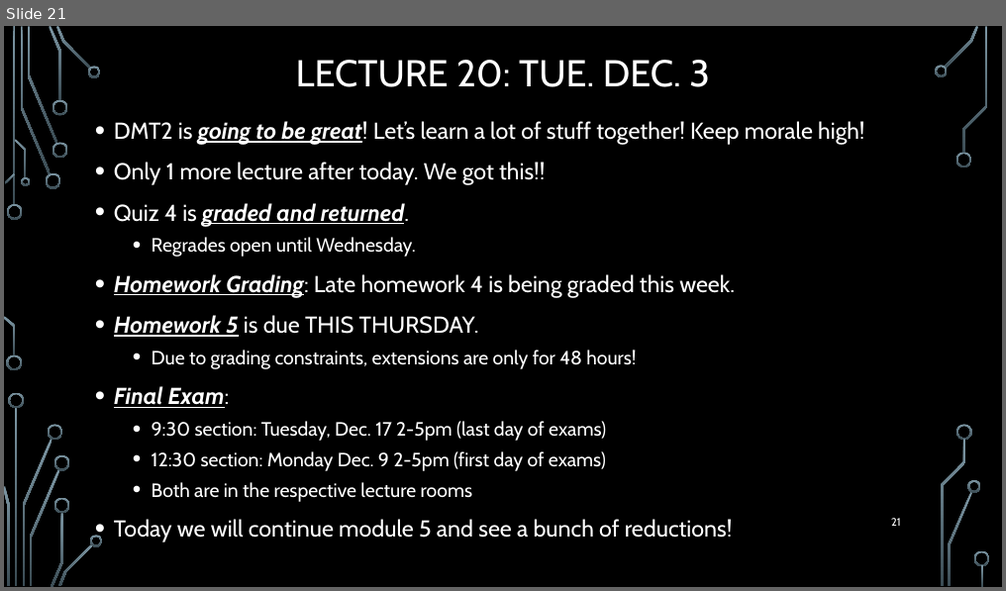
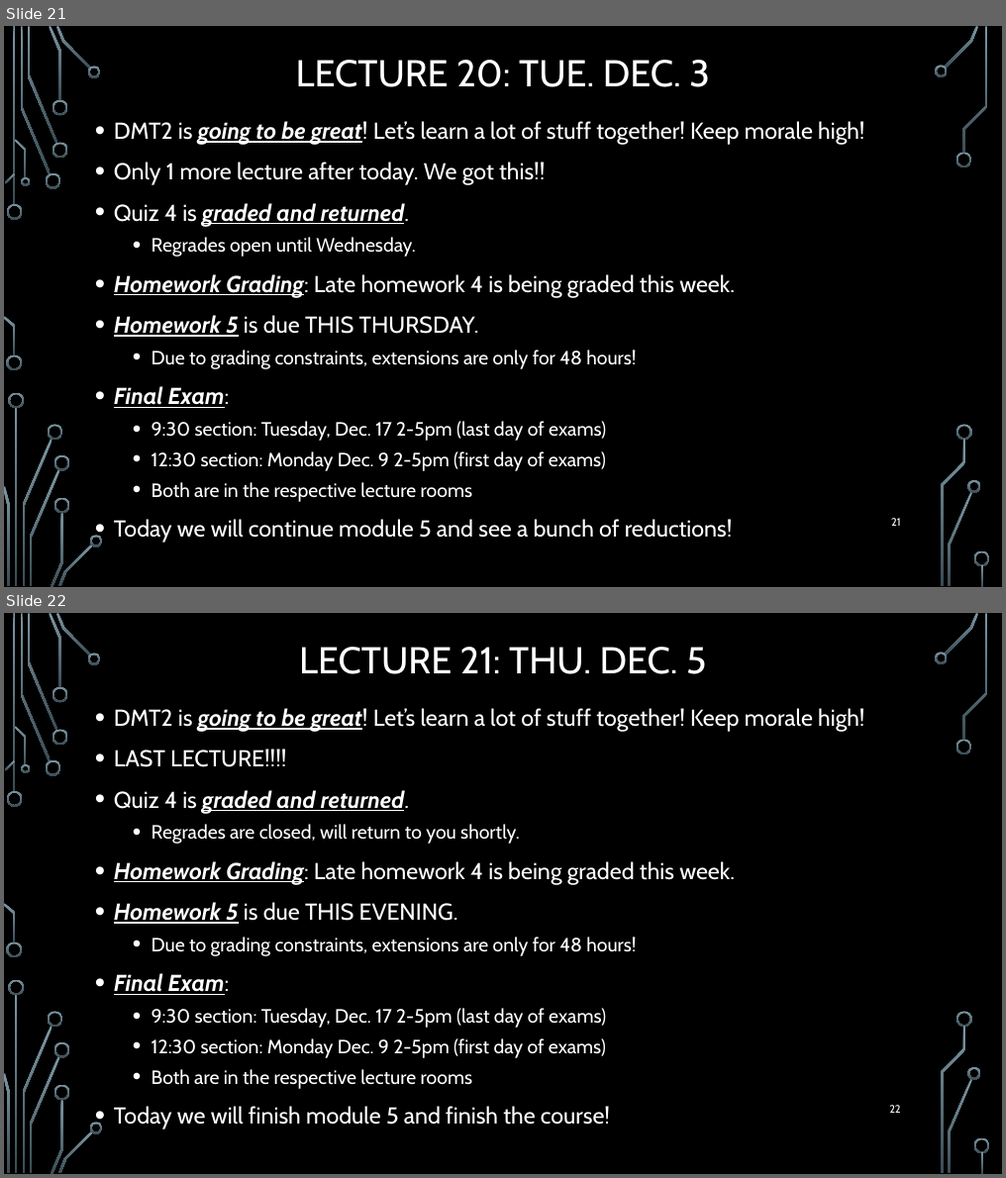
Before and after one commit to markfloryan/dmt2, a slide deck: slides/00-DailyAnnouncements.pptx. Shown one above the other, each under a label of ours: slide 21 before the commit, slides 21 and 22 after it. The pictures are 1006x591 and 1006x1178 pixels, drawn with LibreOffice and Linux fonts; fonts in the diff are those of the drawing; background and template pictures are left out. Boxes give left, top, right and bottom in pixels: in the first picture for what was removed or moved away, otherwise in the second. Text is boxed around its words. In the diff, an @@ line names an element or a change of style, - is before the commit and + after.

```diff
--- a/slides/00-DailyAnnouncements.pptx
+++ b/slides/00-DailyAnnouncements.pptx
@@ slide 22 added at box(4, 613, 1002, 1174), background picture (left out); not listed: 36 template elements that a slide beside it also shows @@
@@ title added at box(299, 647, 706, 674), 36 pt, text #FFFFFF @@
+LECTURE 21: THU. DEC. 5
@@ text added at box(114, 708, 864, 1130), 22.2 pt, text #FFFFFF @@
+• DMT2 is going to be great! Let’s learn a lot of stuff together! Keep morale high!
+• LAST LECTURE!!!!
+• Quiz 4 is graded and returned.
+  • Regrades are closed, will return to you shortly.
+• Homework Grading: Late homework 4 is being graded this week.
+• Homework 5 is due THIS EVENING.
+  • Due to grading constraints, extensions are only for 48 hours!
+• Final Exam:
+  • 9:30 section: Tuesday, Dec. 17 2-5pm (last day of exams)
+  • 12:30 section: Monday Dec. 9 2-5pm (first day of exams)
+  • Both are in the respective lecture rooms
+• Today we will finish module 5 and finish the course!
@@ page number added at box(889, 1105, 900, 1113), 10.5 pt, text #FFFFFF @@
+22
```
Also in this commit, not shown: 2 other files.
